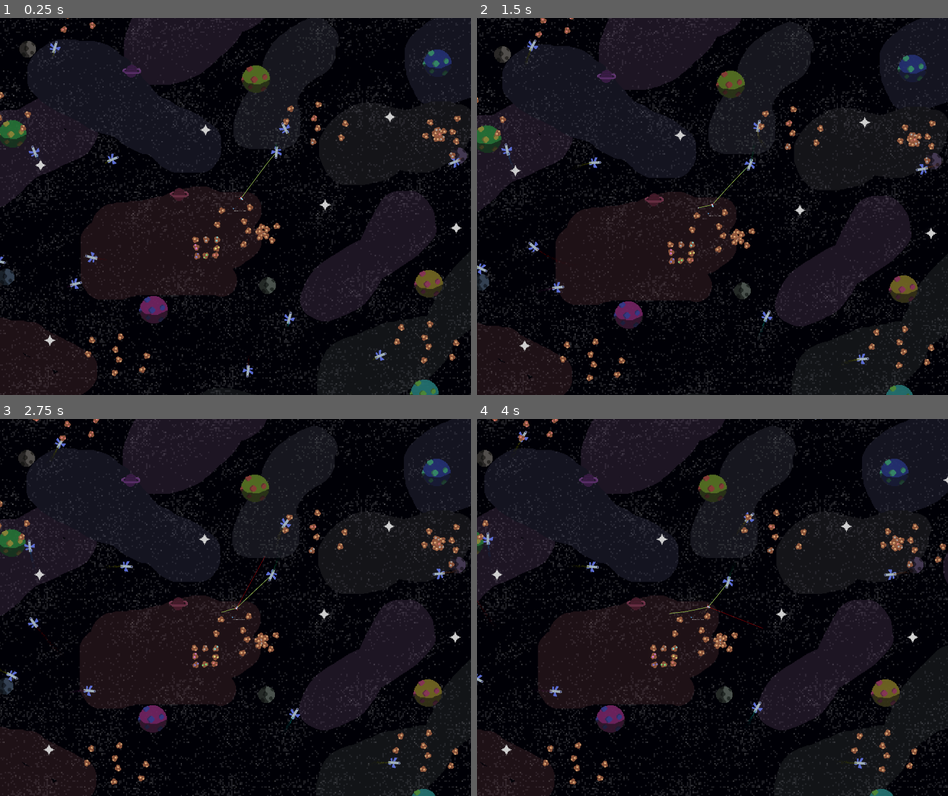
Above: before the commit, frames 1-4 (two rows, left to right).
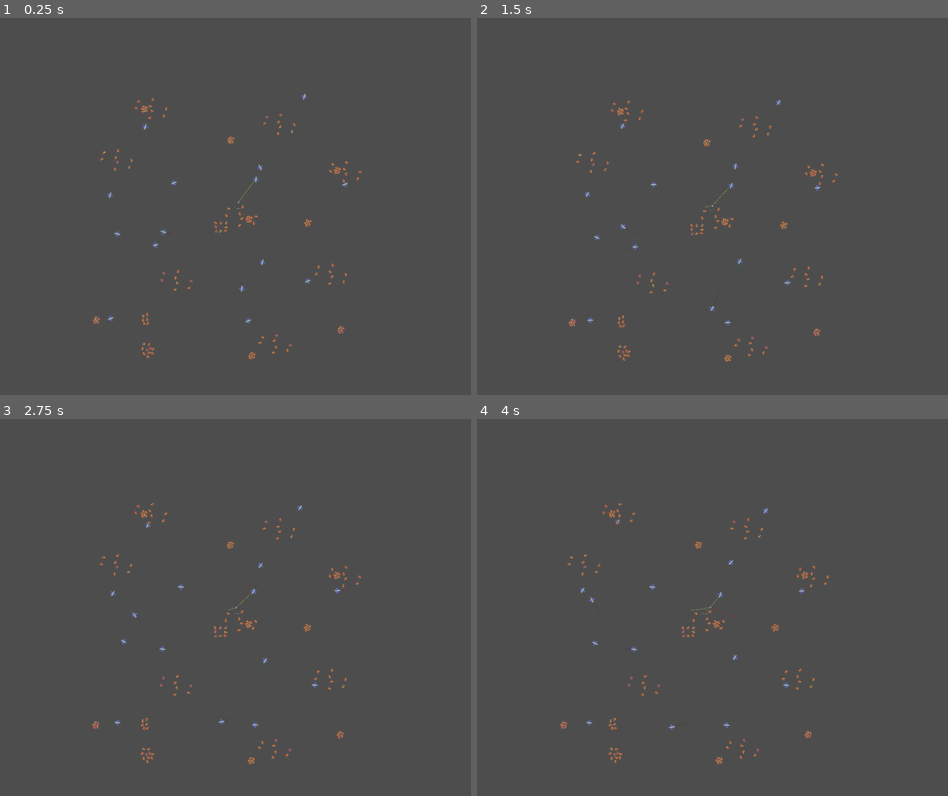
Above: after the commit, the same moments.

Repository: Bromeon/LudumDare54
Game: Godot game, scene res://Scenes/Main/Main.tscn
Same seed, same stepped clock (60 frames per second), same inputs: the game is played once before the commit and once after it. The engine's default icon, where the game draws it, is replaced by a stand-in: a white triangle on a blue panel in a dark square.
Inputs (mouse positions are in pixels of both pictures, inside the frame that each line leads up to):
- Up to frame 1 (0.25 s): no input
- Up to frame 2 (1.5 s): move the mouse to (816, 187) at 0.52 s; hold D (Right) 0.53-1.28 s; hold Right mouse button (ShootLaser) 0.53-1.28 s; move the mouse to (618, 225) at 1.27 s; hold Ctrl (Brake) from 1.28 s (still down); tap Space (ShootTether) at 1.35 s
- Up to frame 3 (2.75 s): move the mouse to (282, 524) at 2.02 s; release Ctrl (Brake) at 2.03 s; hold D (Right) from 2.03 s (still down); hold Right mouse button (ShootLaser) from 2.03 s (still down)
- Up to frame 4 (4 s): move the mouse to (688, 682) at 2.77 s; release D (Right) at 2.78 s; release Right mouse button (ShootLaser) at 2.78 s; hold W (Up) 2.78-3.53 s; tap Space (ShootTether) at 2.85 s; move the mouse to (853, 664) at 3.52 s; hold A (Left) from 3.53 s (still down); hold Right mouse button (ShootLaser) from 3.53 s (still down)

The runs differ from the first frame. In frame 1, 99% of the frame differs, in the area x 0-100%, y 0-100%; in frame 2, 99%; in frame 3, 99%; in frame 4, 99%.

Commit message:
rebalancing

Diff:
--- a/Scenes/Main/Main.tscn
+++ b/Scenes/Main/Main.tscn
@@ -1,11 +1,10 @@
-[gd_scene load_steps=23 format=3 uid="uid://cu50tbbse7fvj"]
+[gd_scene load_steps=22 format=3 uid="uid://cu50tbbse7fvj"]
 
 [ext_resource type="Script" path="res://Scenes/Main/MainGame.gd" id="1_2w541"]
 [ext_resource type="PackedScene" uid="uid://txa8ubm7w8ew" path="res://Scenes/Universe/Background.tscn" id="1_vmh7m"]
 [ext_resource type="Texture2D" uid="uid://bj1vd0ditgkx5" path="res://Assets/Textures/icon.svg" id="2_kqnnd"]
 [ext_resource type="Script" path="res://Scenes/Main/2dRoot.gd" id="2_vx87s"]
 [ext_resource type="PackedScene" uid="uid://bk47qpmiqsfv5" path="res://Scenes/SupplyShip/SupplyShip.tscn" id="4_6dkld"]
-[ext_resource type="Curve2D" uid="uid://ddcukk4djcpb8" path="res://Scenes/Universe/Paths/Path1.tres" id="5_kkofb"]
 [ext_resource type="Curve2D" uid="uid://bjwvxslxdup66" path="res://Scenes/Universe/Paths/Path2.tres" id="6_rjk23"]
 [ext_resource type="Curve2D" uid="uid://cpyrsyofnhv3w" path="res://Scenes/Universe/Paths/Path3.tres" id="7_t62cn"]
 [ext_resource type="Curve2D" uid="uid://bg4ovmglkq2kl" path="res://Scenes/Universe/Paths/Path4.tres" id="8_b64bo"]
@@ -80,6 +79,7 @@
 
 [node name="Background" parent="." instance=ExtResource("1_vmh7m")]
 unique_name_in_owner = true
+visible = false
 offset_left = -7208.0
 offset_top = -6826.0
 offset_right = 1291.0
@@ -97,7 +97,7 @@
 
 [node name="Camera2D" type="Camera2D" parent="2DRoot"]
 unique_name_in_owner = true
-zoom = Vector2(0.2, 0.2)
+zoom = Vector2(0.1, 0.1)
 
 [node name="Debug" type="Label" parent="2DRoot/Camera2D"]
 offset_right = 40.0
@@ -112,13 +112,6 @@
 texture = ExtResource("2_kqnnd")
 
 [node name="SupplyPaths" type="Node2D" parent="2DRoot"]
-
-[node name="Supply1" parent="2DRoot/SupplyPaths" instance=ExtResource("4_6dkld")]
-position = Vector2(-2369, -2087)
-curve = ExtResource("5_kkofb")
-color = Color(0.141176, 0.533333, 0.933333, 1)
-effect_radius = 200.0
-speed = 100.0
 
 [node name="Supply2" parent="2DRoot/SupplyPaths" instance=ExtResource("4_6dkld")]
 position = Vector2(66, -96)
@@ -252,6 +245,7 @@
 
 [node name="MiningSpot6" parent="2DRoot/MiningSpots" instance=ExtResource("13_3leab")]
 position = Vector2(3515, 2311)
+MINERAL_TYPE = "Yttrium"
 
 [node name="MiningSpot7" parent="2DRoot/MiningSpots" instance=ExtResource("13_3leab")]
 position = Vector2(2583, 2049)
@@ -259,23 +253,52 @@
 [node name="MiningSpot8" parent="2DRoot/MiningSpots" instance=ExtResource("13_3leab")]
 position = Vector2(3039, 2378)
 
+[node name="MiningSpot73" parent="2DRoot/MiningSpots" instance=ExtResource("13_3leab")]
+position = Vector2(-3133, 4864)
+
+[node name="MiningSpot74" parent="2DRoot/MiningSpots" instance=ExtResource("13_3leab")]
+position = Vector2(-3060, 4572)
+MINERAL_TYPE = "Cerium"
+
+[node name="MiningSpot75" parent="2DRoot/MiningSpots" instance=ExtResource("13_3leab")]
+position = Vector2(-3271, 4432)
+MINERAL_TYPE = "Terbium"
+
+[node name="MiningSpot76" parent="2DRoot/MiningSpots" instance=ExtResource("13_3leab")]
+position = Vector2(-3097, 4438)
+
+[node name="MiningSpot77" parent="2DRoot/MiningSpots" instance=ExtResource("13_3leab")]
+position = Vector2(-3164, 3591)
+
+[node name="MiningSpot78" parent="2DRoot/MiningSpots" instance=ExtResource("13_3leab")]
+position = Vector2(-3101, 4731)
+
+[node name="MiningSpot79" parent="2DRoot/MiningSpots" instance=ExtResource("13_3leab")]
+position = Vector2(-3307, 3617)
+
+[node name="MiningSpot80" parent="2DRoot/MiningSpots" instance=ExtResource("13_3leab")]
+position = Vector2(-3315, 4591)
+
 [node name="MiningSpot9" parent="2DRoot/MiningSpots" instance=ExtResource("13_3leab")]
-position = Vector2(-3371, 3937)
+position = Vector2(-3139, 3725)
 
 [node name="MiningSpot10" parent="2DRoot/MiningSpots" instance=ExtResource("13_3leab")]
-position = Vector2(-2915, 4266)
+position = Vector2(-3158, 4629)
+MINERAL_TYPE = "Cerium"
 
 [node name="MiningSpot11" parent="2DRoot/MiningSpots" instance=ExtResource("13_3leab")]
-position = Vector2(-3847, 4004)
+position = Vector2(-3298, 3480)
+MINERAL_TYPE = "Terbium"
 
 [node name="MiningSpot12" parent="2DRoot/MiningSpots" instance=ExtResource("13_3leab")]
-position = Vector2(-3391, 4333)
+position = Vector2(-2963, 4610)
 
 [node name="MiningSpot13" parent="2DRoot/MiningSpots" instance=ExtResource("13_3leab")]
 position = Vector2(-4229, -1905)
 
 [node name="MiningSpot14" parent="2DRoot/MiningSpots" instance=ExtResource("13_3leab")]
 position = Vector2(-3773, -1576)
+MINERAL_TYPE = "Terbium"
 
 [node name="MiningSpot15" parent="2DRoot/MiningSpots" instance=ExtResource("13_3leab")]
 position = Vector2(-4705, -1838)
@@ -284,18 +307,17 @@
 position = Vector2(-4249, -1509)
 
 [node name="MiningSpot17" parent="2DRoot/MiningSpots" instance=ExtResource("13_3leab")]
-position = Vector2(1177, -1742)
-MINERAL_TYPE = "Lanthanum"
+position = Vector2(1304, -3116)
 
 [node name="MiningSpot18" parent="2DRoot/MiningSpots" instance=ExtResource("13_3leab")]
-position = Vector2(1633, -1413)
+position = Vector2(1760, -2787)
+MINERAL_TYPE = "Terbium"
 
 [node name="MiningSpot19" parent="2DRoot/MiningSpots" instance=ExtResource("13_3leab")]
-position = Vector2(701, -1675)
+position = Vector2(828, -3049)
 
 [node name="MiningSpot20" parent="2DRoot/MiningSpots" instance=ExtResource("13_3leab")]
-position = Vector2(1157, -1346)
-MINERAL_TYPE = "Gadolinium"
+position = Vector2(1284, -2720)
 
 [node name="MiningSpot21" parent="2DRoot/MiningSpots" instance=ExtResource("13_3leab")]
 position = Vector2(3536, -1506)
@@ -318,17 +340,16 @@
 
 [node name="MiningSpot27" parent="2DRoot/MiningSpots" instance=ExtResource("13_3leab")]
 position = Vector2(-2670, 2262)
+MINERAL_TYPE = "Cerium"
 
 [node name="MiningSpot28" parent="2DRoot/MiningSpots" instance=ExtResource("13_3leab")]
 position = Vector2(-2214, 2591)
 
 [node name="MiningSpot29" parent="2DRoot/MiningSpots" instance=ExtResource("13_3leab")]
 position = Vector2(-3052, -3647)
-MINERAL_TYPE = "Lanthanum"
 
 [node name="MiningSpot30" parent="2DRoot/MiningSpots" instance=ExtResource("13_3leab")]
 position = Vector2(-2596, -3318)
-MINERAL_TYPE = "Lanthanum"
 
 [node name="MiningSpot31" parent="2DRoot/MiningSpots" instance=ExtResource("13_3leab")]
 position = Vector2(-3528, -3580)
@@ -336,7 +357,6 @@
 
 [node name="MiningSpot32" parent="2DRoot/MiningSpots" instance=ExtResource("13_3leab")]
 position = Vector2(-3072, -3251)
-MINERAL_TYPE = "Lanthanum"
 
 [node name="MiningSpot33" parent="2DRoot/MiningSpots" instance=ExtResource("13_3leab")]
 position = Vector2(80, -230)
@@ -363,16 +383,16 @@
 position = Vector2(3119, 2148)
 
 [node name="MiningSpot41" parent="2DRoot/MiningSpots" instance=ExtResource("13_3leab")]
-position = Vector2(-3291, 3707)
+position = Vector2(-3160, 3430)
 
 [node name="MiningSpot42" parent="2DRoot/MiningSpots" instance=ExtResource("13_3leab")]
-position = Vector2(-2835, 4036)
+position = Vector2(-2982, 4741)
 
 [node name="MiningSpot43" parent="2DRoot/MiningSpots" instance=ExtResource("13_3leab")]
-position = Vector2(-3767, 3774)
+position = Vector2(-3248, 3739)
 
 [node name="MiningSpot44" parent="2DRoot/MiningSpots" instance=ExtResource("13_3leab")]
-position = Vector2(-3311, 4103)
+position = Vector2(-3261, 4758)
 
 [node name="MiningSpot45" parent="2DRoot/MiningSpots" instance=ExtResource("13_3leab")]
 position = Vector2(-4149, -2135)
@@ -382,21 +402,25 @@
 
 [node name="MiningSpot47" parent="2DRoot/MiningSpots" instance=ExtResource("13_3leab")]
 position = Vector2(-4625, -2068)
+MINERAL_TYPE = "Praseodymium"
 
 [node name="MiningSpot48" parent="2DRoot/MiningSpots" instance=ExtResource("13_3leab")]
 position = Vector2(-4169, -1739)
+MINERAL_TYPE = "Cerium"
 
 [node name="MiningSpot49" parent="2DRoot/MiningSpots" instance=ExtResource("13_3leab")]
-position = Vector2(1257, -1972)
+position = Vector2(1384, -3346)
+MINERAL_TYPE = "Lanthanum"
 
 [node name="MiningSpot50" parent="2DRoot/MiningSpots" instance=ExtResource("13_3leab")]
-position = Vector2(1713, -1643)
+position = Vector2(1840, -3017)
 
 [node name="MiningSpot51" parent="2DRoot/MiningSpots" instance=ExtResource("13_3leab")]
-position = Vector2(781, -1905)
+position = Vector2(908, -3279)
+MINERAL_TYPE = "Cerium"
 
 [node name="MiningSpot52" parent="2DRoot/MiningSpots" instance=ExtResource("13_3leab")]
-position = Vector2(1237, -1576)
+position = Vector2(1364, -2950)
 
 [node name="MiningSpot53" parent="2DRoot/MiningSpots" instance=ExtResource("13_3leab")]
 position = Vector2(3616, -1736)
@@ -415,20 +439,21 @@
 
 [node name="MiningSpot58" parent="2DRoot/MiningSpots" instance=ExtResource("13_3leab")]
 position = Vector2(-1658, 2294)
+MINERAL_TYPE = "Cerium"
 
 [node name="MiningSpot59" parent="2DRoot/MiningSpots" instance=ExtResource("13_3leab")]
 position = Vector2(-2590, 2032)
+MINERAL_TYPE = "Cerium"
 
 [node name="MiningSpot60" parent="2DRoot/MiningSpots" instance=ExtResource("13_3leab")]
 position = Vector2(-2134, 2361)
+MINERAL_TYPE = "Yttrium"
 
 [node name="MiningSpot61" parent="2DRoot/MiningSpots" instance=ExtResource("13_3leab")]
 position = Vector2(-2972, -3877)
-MINERAL_TYPE = "Lanthanum"
 
 [node name="MiningSpot62" parent="2DRoot/MiningSpots" instance=ExtResource("13_3leab")]
 position = Vector2(-2516, -3548)
-MINERAL_TYPE = "Lanthanum"
 
 [node name="MiningSpot63" parent="2DRoot/MiningSpots" instance=ExtResource("13_3leab")]
 position = Vector2(-3448, -3810)
@@ -436,7 +461,6 @@
 
 [node name="MiningSpot64" parent="2DRoot/MiningSpots" instance=ExtResource("13_3leab")]
 position = Vector2(-2992, -3481)
-MINERAL_TYPE = "Lanthanum"
 
 [node name="MiningSpot65" parent="2DRoot/MiningSpots" instance=ExtResource("13_3leab")]
 position = Vector2(1151, 4323)
@@ -452,9 +476,11 @@
 
 [node name="MiningSpot69" parent="2DRoot/MiningSpots" instance=ExtResource("13_3leab")]
 position = Vector2(1241, 4142)
+MINERAL_TYPE = "Cerium"
 
 [node name="MiningSpot70" parent="2DRoot/MiningSpots" instance=ExtResource("13_3leab")]
 position = Vector2(1697, 4471)
+MINERAL_TYPE = "Cerium"
 
 [node name="MiningSpot71" parent="2DRoot/MiningSpots" instance=ExtResource("13_3leab")]
 position = Vector2(765, 4209)
@@ -511,6 +537,119 @@
 
 [node name="MiningSpot78" parent="2DRoot/MiningSpots/Cluster2" instance=ExtResource("13_3leab")]
 position = Vector2(281, -71)
+RESOURCE_YIELD = 3
+MINERAL_TYPE = "Gadolinium"
+
+[node name="Cluster3" type="Node2D" parent="2DRoot/MiningSpots"]
+position = Vector2(-3549, -3554)
+
+[node name="MiningSpot73" parent="2DRoot/MiningSpots/Cluster3" instance=ExtResource("13_3leab")]
+position = Vector2(295, 21)
+RESOURCE_YIELD = 3
+MINERAL_TYPE = "Praseodymium"
+
+[node name="MiningSpot74" parent="2DRoot/MiningSpots/Cluster3" instance=ExtResource("13_3leab")]
+position = Vector2(353, 72)
+RESOURCE_YIELD = 3
+MINERAL_TYPE = "Gadolinium"
+
+[node name="MiningSpot75" parent="2DRoot/MiningSpots/Cluster3" instance=ExtResource("13_3leab")]
+position = Vector2(228, 2)
+RESOURCE_YIELD = 3
+
+[node name="MiningSpot76" parent="2DRoot/MiningSpots/Cluster3" instance=ExtResource("13_3leab")]
+position = Vector2(257, 89)
+RESOURCE_YIELD = 3
+
+[node name="MiningSpot77" parent="2DRoot/MiningSpots/Cluster3" instance=ExtResource("13_3leab")]
+position = Vector2(370, -42)
+RESOURCE_YIELD = 3
+
+[node name="MiningSpot78" parent="2DRoot/MiningSpots/Cluster3" instance=ExtResource("13_3leab")]
+position = Vector2(281, -71)
+RESOURCE_YIELD = 3
+MINERAL_TYPE = "Gadolinium"
+
+[node name="MiningSpot85" parent="2DRoot/MiningSpots" instance=ExtResource("13_3leab")]
+position = Vector2(-324, -2482)
+RESOURCE_YIELD = 3
+MINERAL_TYPE = "Yttrium"
+
+[node name="MiningSpot86" parent="2DRoot/MiningSpots" instance=ExtResource("13_3leab")]
+position = Vector2(-266, -2431)
+RESOURCE_YIELD = 3
+MINERAL_TYPE = "Gadolinium"
+
+[node name="MiningSpot87" parent="2DRoot/MiningSpots" instance=ExtResource("13_3leab")]
+position = Vector2(-391, -2501)
+RESOURCE_YIELD = 3
+
+[node name="MiningSpot88" parent="2DRoot/MiningSpots" instance=ExtResource("13_3leab")]
+position = Vector2(-362, -2414)
+RESOURCE_YIELD = 3
+
+[node name="MiningSpot89" parent="2DRoot/MiningSpots" instance=ExtResource("13_3leab")]
+position = Vector2(-249, -2545)
+RESOURCE_YIELD = 3
+
+[node name="MiningSpot90" parent="2DRoot/MiningSpots" instance=ExtResource("13_3leab")]
+position = Vector2(-338, -2574)
+RESOURCE_YIELD = 3
+MINERAL_TYPE = "Gadolinium"
+
+[node name="MiningSpot81" parent="2DRoot/MiningSpots" instance=ExtResource("13_3leab")]
+position = Vector2(3411, 3960)
+RESOURCE_YIELD = 3
+MINERAL_TYPE = "Terbium"
+
+[node name="MiningSpot82" parent="2DRoot/MiningSpots" instance=ExtResource("13_3leab")]
+position = Vector2(3469, 4011)
+RESOURCE_YIELD = 3
+MINERAL_TYPE = "Gadolinium"
+
+[node name="MiningSpot83" parent="2DRoot/MiningSpots" instance=ExtResource("13_3leab")]
+position = Vector2(3344, 3941)
+RESOURCE_YIELD = 3
+
+[node name="MiningSpot84" parent="2DRoot/MiningSpots" instance=ExtResource("13_3leab")]
+position = Vector2(3373, 4028)
+RESOURCE_YIELD = 3
+MINERAL_TYPE = "Europium"
+
+[node name="MiningSpot91" parent="2DRoot/MiningSpots" instance=ExtResource("13_3leab")]
+position = Vector2(3486, 3897)
+RESOURCE_YIELD = 3
+MINERAL_TYPE = "Europium"
+
+[node name="MiningSpot92" parent="2DRoot/MiningSpots" instance=ExtResource("13_3leab")]
+position = Vector2(3397, 3868)
+RESOURCE_YIELD = 3
+MINERAL_TYPE = "Terbium"
+
+[node name="MiningSpot93" parent="2DRoot/MiningSpots" instance=ExtResource("13_3leab")]
+position = Vector2(2292, 329)
+RESOURCE_YIELD = 3
+MINERAL_TYPE = "Yttrium"
+
+[node name="MiningSpot94" parent="2DRoot/MiningSpots" instance=ExtResource("13_3leab")]
+position = Vector2(2350, 380)
+RESOURCE_YIELD = 3
+MINERAL_TYPE = "Gadolinium"
+
+[node name="MiningSpot95" parent="2DRoot/MiningSpots" instance=ExtResource("13_3leab")]
+position = Vector2(2225, 310)
+RESOURCE_YIELD = 3
+
+[node name="MiningSpot96" parent="2DRoot/MiningSpots" instance=ExtResource("13_3leab")]
+position = Vector2(2254, 397)
+RESOURCE_YIELD = 3
+
+[node name="MiningSpot97" parent="2DRoot/MiningSpots" instance=ExtResource("13_3leab")]
+position = Vector2(2367, 266)
+RESOURCE_YIELD = 3
+
+[node name="MiningSpot98" parent="2DRoot/MiningSpots" instance=ExtResource("13_3leab")]
+position = Vector2(2278, 237)
 RESOURCE_YIELD = 3
 MINERAL_TYPE = "Gadolinium"
 
@@ -547,3 +686,65 @@
 [node name="SAMPLE8" parent="2DRoot/MiningSpots/SAMPLES" instance=ExtResource("13_3leab")]
 position = Vector2(135, 121)
 MINERAL_TYPE = "Lanthanum"
+
+[node name="Cluster4" type="Node2D" parent="2DRoot/MiningSpots"]
+position = Vector2(-5185, 3613)
+
+[node name="MiningSpot73" parent="2DRoot/MiningSpots/Cluster4" instance=ExtResource("13_3leab")]
+position = Vector2(295, 21)
+RESOURCE_YIELD = 3
+MINERAL_TYPE = "Terbium"
+
+[node name="MiningSpot74" parent="2DRoot/MiningSpots/Cluster4" instance=ExtResource("13_3leab")]
+position = Vector2(353, 72)
+RESOURCE_YIELD = 3
+MINERAL_TYPE = "Gadolinium"
+
+[node name="MiningSpot75" parent="2DRoot/MiningSpots/Cluster4" instance=ExtResource("13_3leab")]
+position = Vector2(228, 2)
+RESOURCE_YIELD = 3
+
+[node name="MiningSpot76" parent="2DRoot/MiningSpots/Cluster4" instance=ExtResource("13_3leab")]
+position = Vector2(257, 89)
+RESOURCE_YIELD = 3
+MINERAL_TYPE = "Europium"
+
+[node name="MiningSpot77" parent="2DRoot/MiningSpots/Cluster4" instance=ExtResource("13_3leab")]
+position = Vector2(370, -42)
+RESOURCE_YIELD = 3
+MINERAL_TYPE = "Europium"
+
+[node name="MiningSpot78" parent="2DRoot/MiningSpots/Cluster4" instance=ExtResource("13_3leab")]
+position = Vector2(281, -71)
+RESOURCE_YIELD = 3
+MINERAL_TYPE = "Terbium"
+
+[node name="Cluster5" type="Node2D" parent="2DRoot/MiningSpots"]
+position = Vector2(96, 4816)
+
+[node name="MiningSpot73" parent="2DRoot/MiningSpots/Cluster5" instance=ExtResource("13_3leab")]
+position = Vector2(295, 21)
+RESOURCE_YIELD = 3
+MINERAL_TYPE = "Yttrium"
+
+[node name="MiningSpot74" parent="2DRoot/MiningSpots/Cluster5" instance=ExtResource("13_3leab")]
+position = Vector2(353, 72)
+RESOURCE_YIELD = 3
+MINERAL_TYPE = "Gadolinium"
+
+[node name="MiningSpot75" parent="2DRoot/MiningSpots/Cluster5" instance=ExtResource("13_3leab")]
+position = Vector2(228, 2)
+RESOURCE_YIELD = 3
+
+[node name="MiningSpot76" parent="2DRoot/MiningSpots/Cluster5" instance=ExtResource("13_3leab")]
+position = Vector2(257, 89)
+RESOURCE_YIELD = 3
+
+[node name="MiningSpot77" parent="2DRoot/MiningSpots/Cluster5" instance=ExtResource("13_3leab")]
+position = Vector2(370, -42)
+RESOURCE_YIELD = 3
+
+[node name="MiningSpot78" parent="2DRoot/MiningSpots/Cluster5" instance=ExtResource("13_3leab")]
+position = Vector2(281, -71)
+RESOURCE_YIELD = 3
+MINERAL_TYPE = "Gadolinium"
